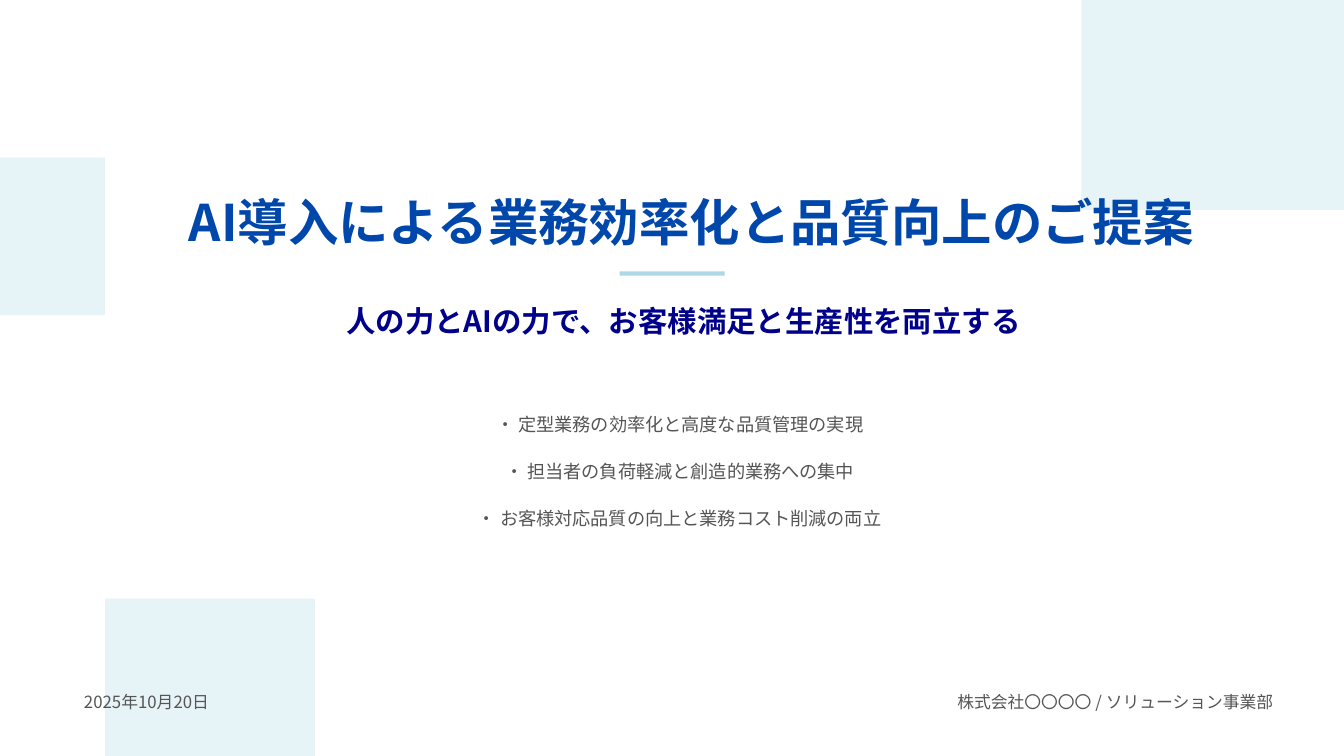
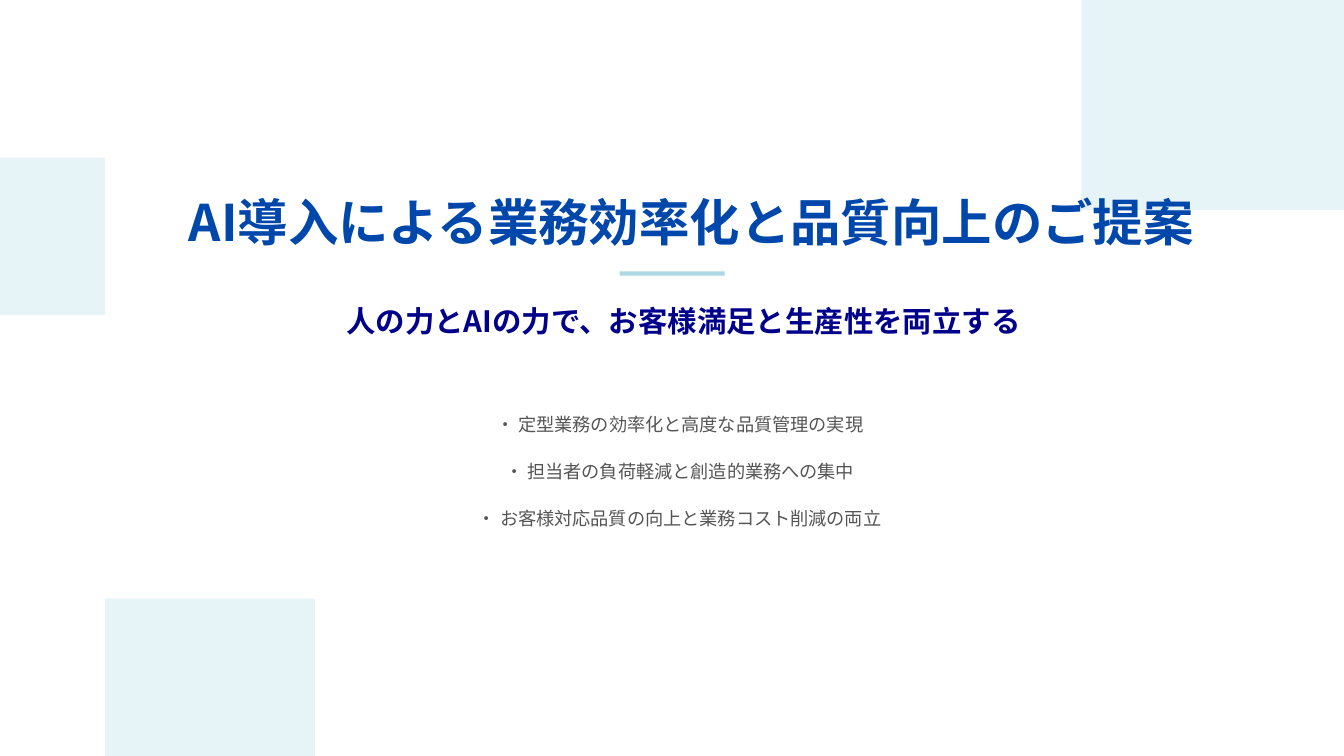
Before and after one commit to ryo-aien/document, a slide deck: slide 1 of 06_ビジネス/04_AI導入提案テンプレート.pptx. Drawn at 1344x756 pixels with LibreOffice and Linux fonts; fonts in the diff are those of the drawing. Boxes give left, top, right and bottom in pixels: in the first picture for what was removed or moved away, otherwise in the second. Text is boxed around its words. In the diff, an @@ line names an element or a change of style, - is before the commit and + after.

```diff
--- a/06_ビジネス/04_AI導入提案テンプレート.pptx
+++ b/06_ビジネス/04_AI導入提案テンプレート.pptx
@@ text removed at (x1=84, y1=694, x2=209, y2=710) @@
-2025年10月20日
@@ text removed at (x1=957, y1=694, x2=1273, y2=710) @@
-株式会社〇〇〇〇 / ソリューション事業部
```
Also in this commit, not shown: 7 other slides changed.
